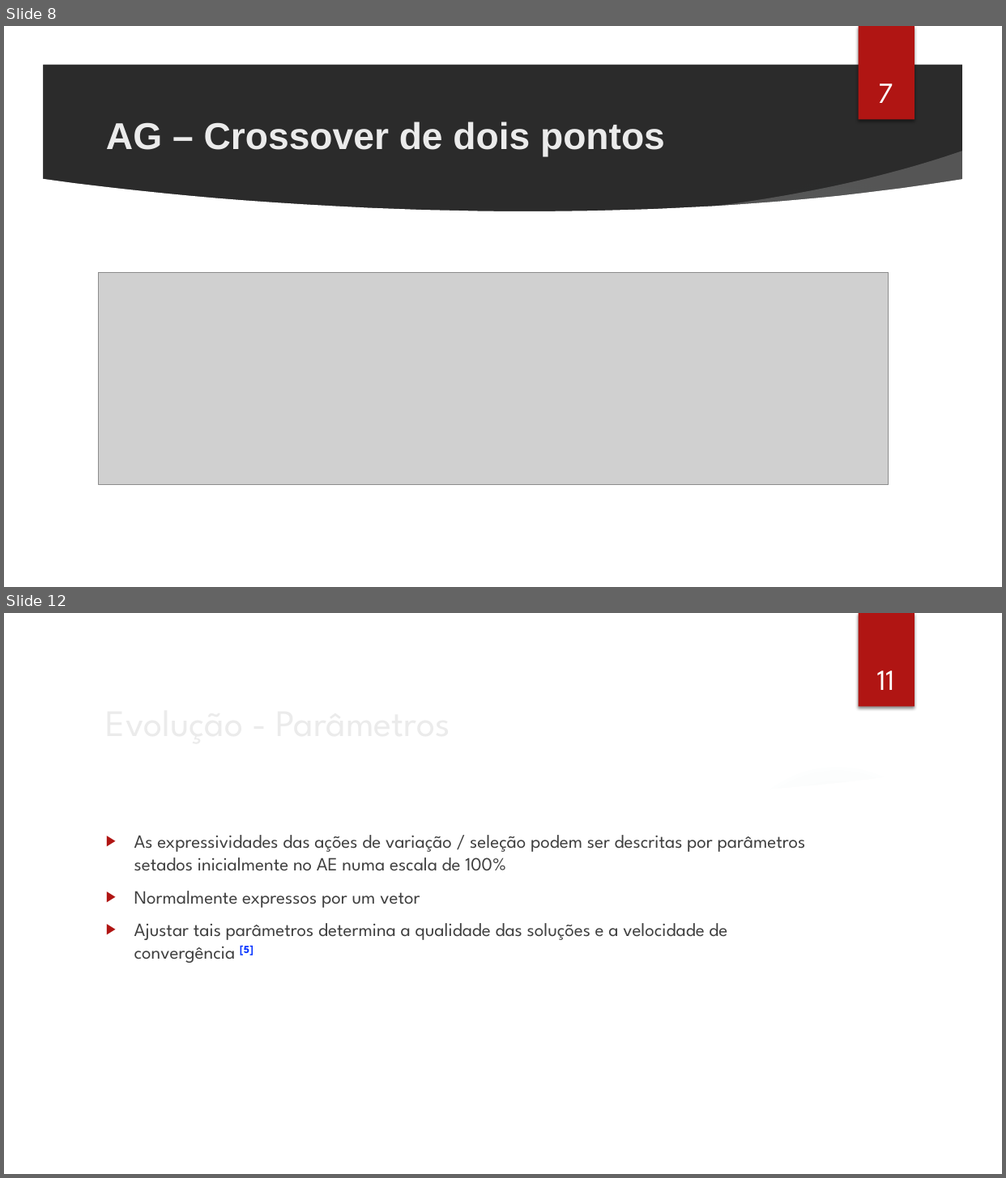
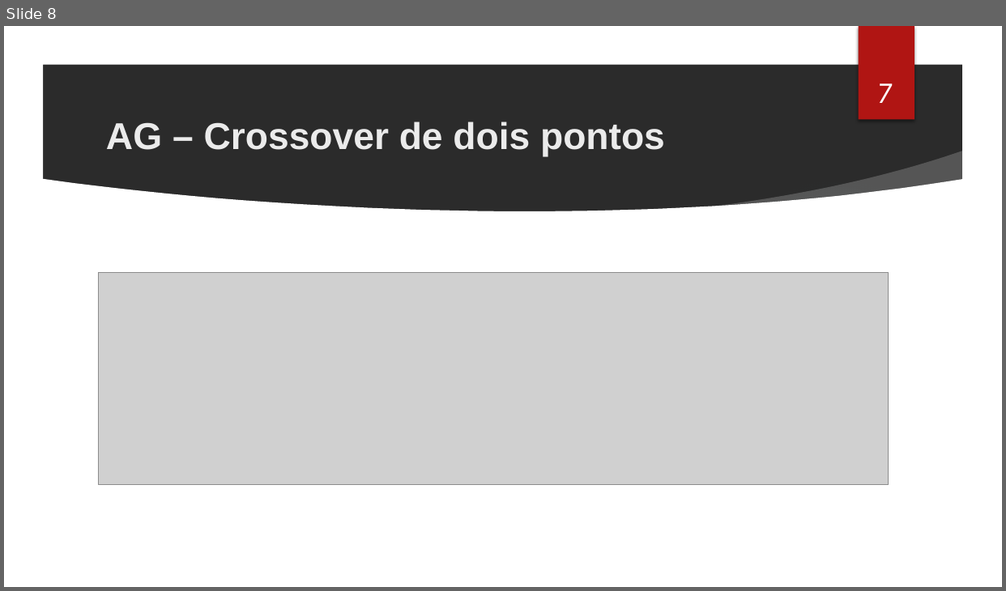
Before and after one commit to cassioss/genetics, a slide deck: presentations/TG2_Apresentacao_Cassio.pptx. Shown one above the other, each under a label of ours: slides 8 and 12 before the commit, slide 8 after it; the slides between them are not shown. The pictures are 1006x1178 and 1006x591 pixels, drawn with LibreOffice and Linux fonts; fonts in the diff are those of the drawing; grey boxes stand for pictures; background and template pictures are left out; a plain dark background stands for a picture behind light text. Boxes give left, top, right and bottom in pixels: in the first picture for what was removed or moved away, otherwise in the second. Text is boxed around its words. In the diff, an @@ line names an element or a change of style, - is before the commit and + after.

```diff
--- a/presentations/TG2_Apresentacao_Cassio.pptx
+++ b/presentations/TG2_Apresentacao_Cassio.pptx
@@ slide 12 removed at (x1=4, y1=613, x2=1002, y2=1174), background picture (left out); not listed: 7 template elements that a slide beside it also shows @@
@@ page number removed at (x1=877, y1=671, x2=895, y2=690) @@
-11
@@ text removed at (x1=134, y1=835, x2=727, y2=963) @@
-▶ As expressividades das ações de variação / seleção podem ser descritas por parâmetros setados inicialmente no AE numa escala de 100%
-▶ Normalmente expressos por um vetor
-▶ Ajustar tais parâmetros determina a qualidade das soluções e a velocidade de convergência [5]
@@ title removed at (x1=718, y1=837, x2=806, y2=852) @@
-Evolução - Parâmetros
```
Also in this commit, not shown: 3 slides changed, 4 slides added, 10 other slides removed, 6 other files.
